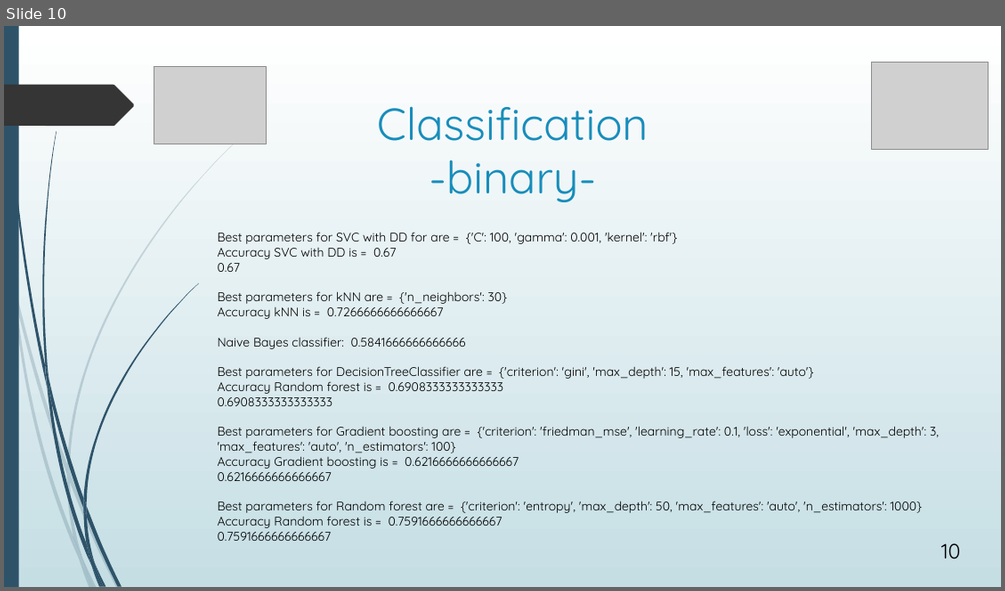
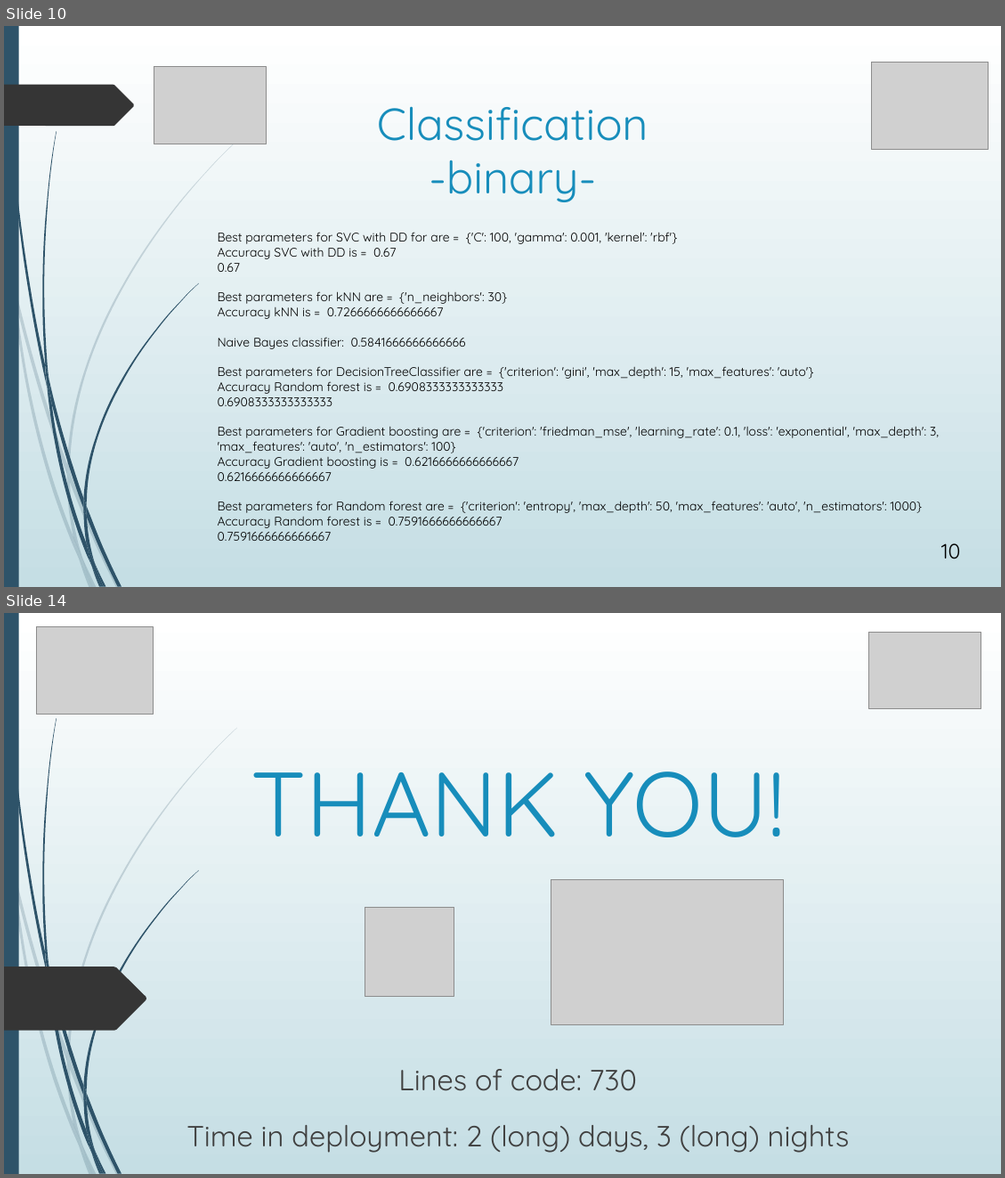
Before and after one commit to avasile96/CAD, a slide deck: Presentation_updated.pptx. Shown one above the other, each under a label of ours: slide 10 before the commit, slides 10 and 14 after it; the slides between them are not shown. The pictures are 1005x591 and 1005x1178 pixels, drawn with LibreOffice and Linux fonts; fonts in the diff are those of the drawing; grey boxes stand for pictures. Boxes give left, top, right and bottom in pixels: in the first picture for what was removed or moved away, otherwise in the second. Text is boxed around its words. In the diff, an @@ line names an element or a change of style, - is before the commit and + after.

```diff
--- a/Presentation_updated.pptx
+++ b/Presentation_updated.pptx
@@ slide 14 added at box(4, 613, 1001, 1174), background gradient #FFFFFF to #C5DEE5; not listed: 23 template elements that a slide beside it also shows @@
@@ picture added at box(37, 627, 154, 714) @@
@@ picture added at box(868, 633, 981, 709) @@
@@ title added at box(251, 771, 785, 837), 88 pt, text #178DBB @@
+THANK YOU!
@@ picture added at box(551, 879, 783, 1024) @@
@@ picture added at box(365, 907, 454, 996) @@
@@ freeform shape added at box(4, 966, 146, 1030), fill #353535 @@
@@ text added at box(186, 1069, 850, 1152), 28 pt, text #404040 @@
+Lines of code: 730
+Time in deployment: 2 (long) days, 3 (long) nights
```
Also in this commit, not shown: 3 slides changed, 1 other slide added, 1 slide removed, 1 other file.
